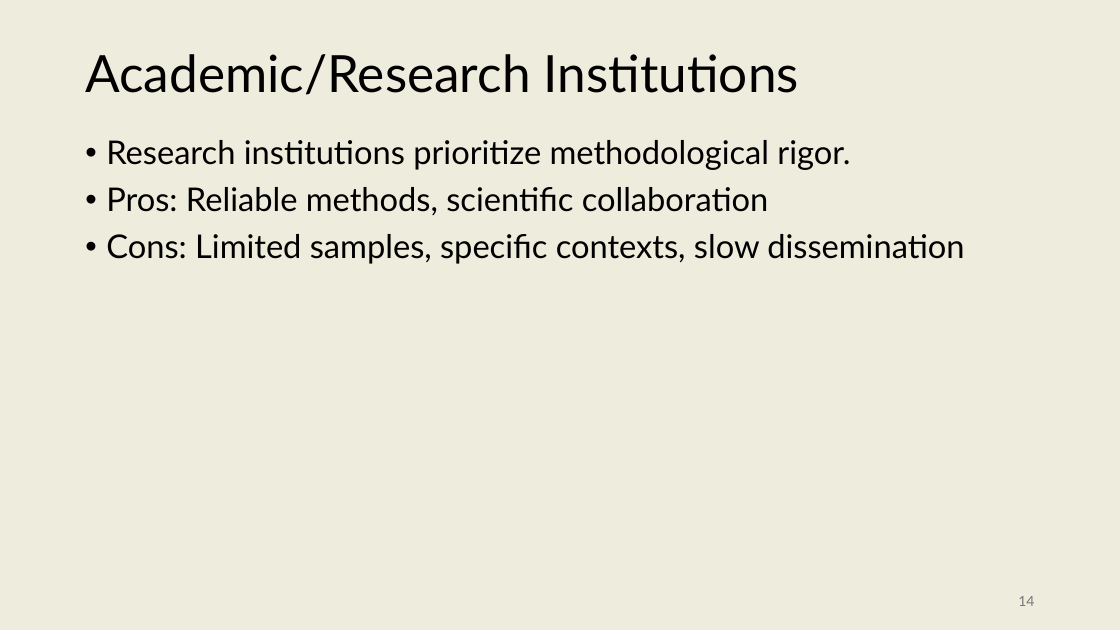
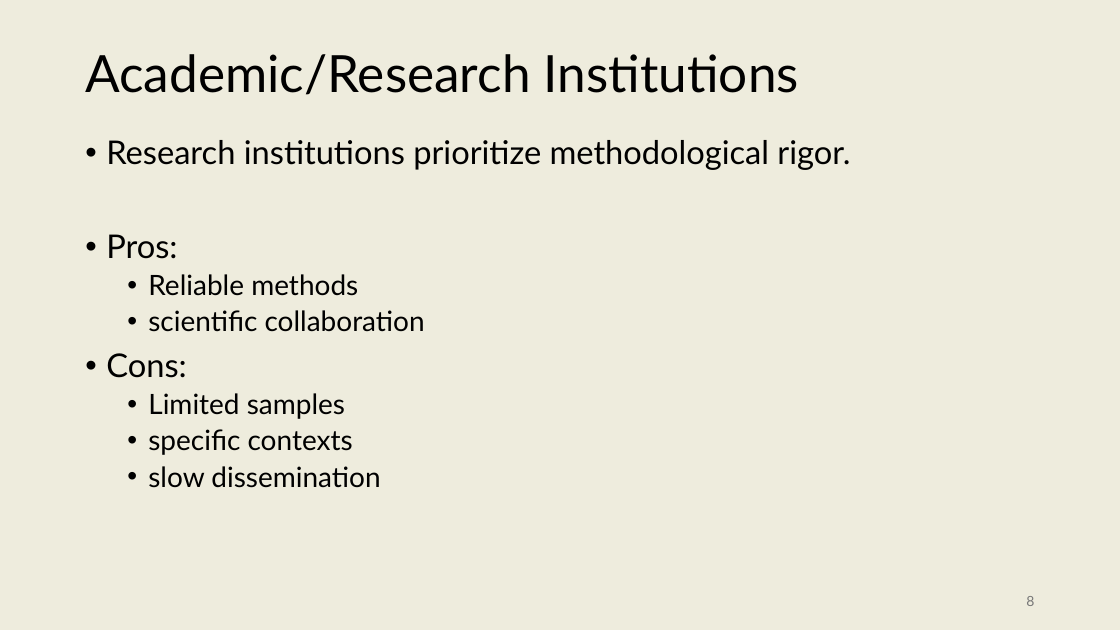
Before and after one commit to onishisaryu/HES-3000-Sports-Data-Analytics, a slide deck: slide 8 of pptx/Lecture4.pptx (slide 14 before the commit). Drawn at 1120x630 pixels with LibreOffice and Linux fonts; fonts in the diff are those of the drawing. Boxes give left, top, right and bottom in pixels: in the first picture for what was removed or moved away, otherwise in the second. Text is boxed around its words. In the diff, an @@ line names an element or a change of style, - is before the commit and + after.

```diff
--- a/pptx/Lecture4.pptx
+++ b/pptx/Lecture4.pptx
@@ text at (106,234,425,488): text changed; size 28 to 24 pt @@
-• Pros: Reliable methods, scientific collaboration
-• Cons: Limited samples, specific contexts, slow dissemination
+• Pros:
+  • Reliable methods
+  • scientific collaboration
+• Cons:
+  • Limited samples
+  • specific contexts
+  • slow dissemination
@@ page number at (1026,596,1034,606): text changed @@
-14
+8
```
Also in this commit, not shown: 13 other slides changed, 10 slides added, 4 slides removed, 6 other files.
